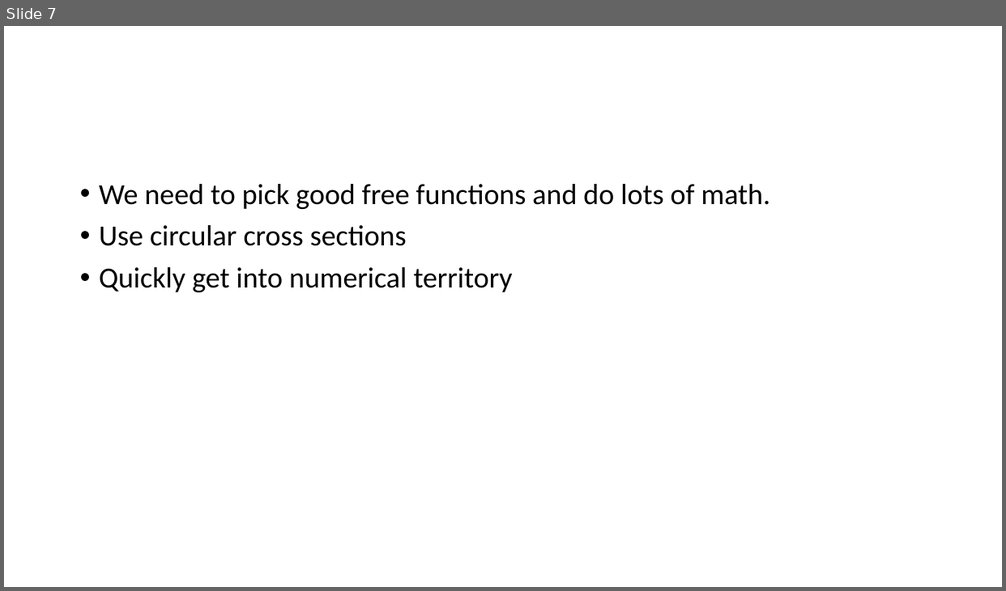
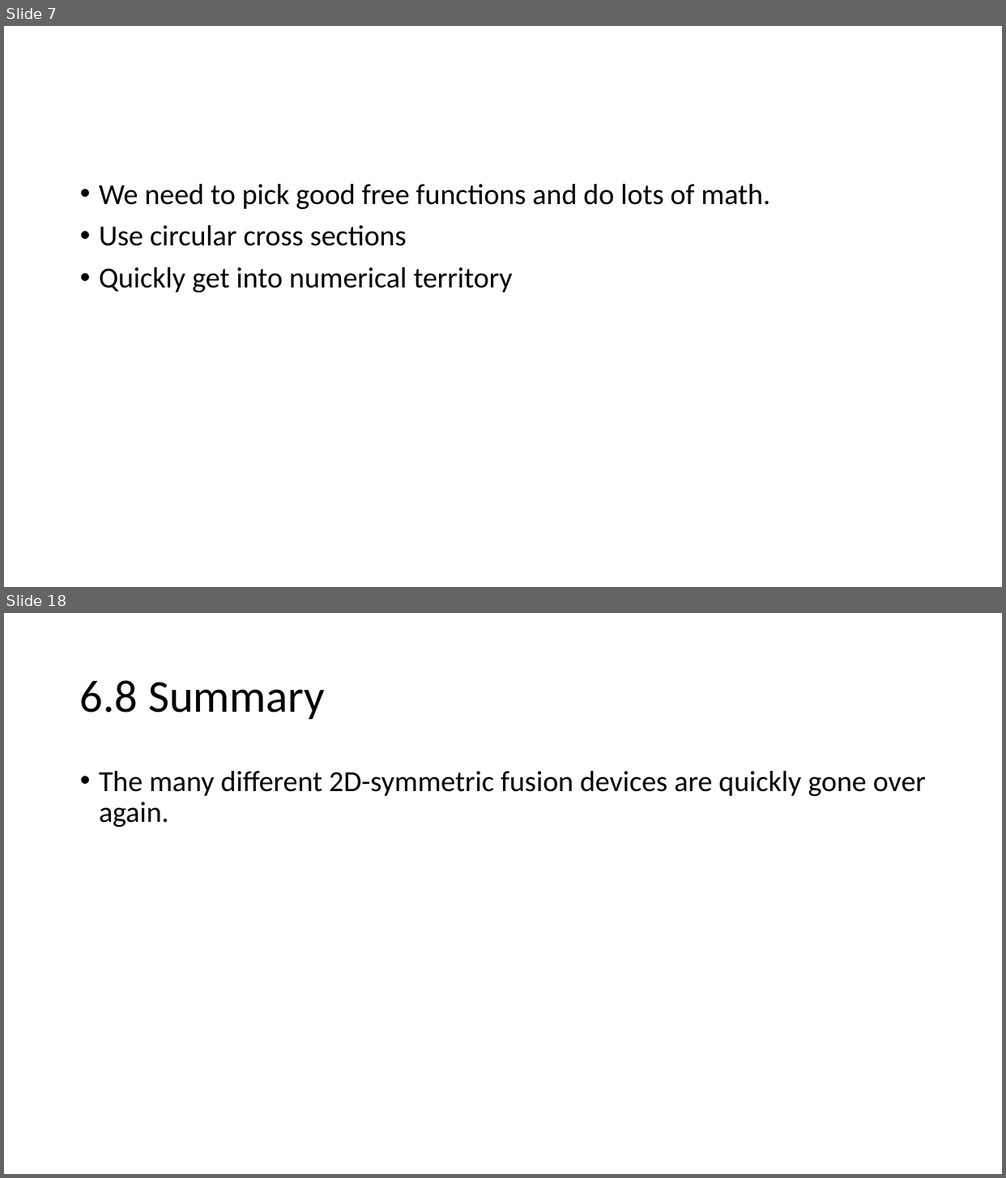
Before and after one commit to bartlettnbb2/academia, a slide deck: Presentations/IdealMHD_ch6.pptx. Shown one above the other, each under a label of ours: slide 7 before the commit, slides 7 and 18 after it; the slides between them are not shown. The pictures are 1006x591 and 1006x1178 pixels, drawn with LibreOffice and Linux fonts; fonts in the diff are those of the drawing; grey boxes stand for pictures. Boxes give left, top, right and bottom in pixels: in the first picture for what was removed or moved away, otherwise in the second. Text is boxed around its words. In the diff, an @@ line names an element or a change of style, - is before the commit and + after.

```diff
--- a/Presentations/IdealMHD_ch6.pptx
+++ b/Presentations/IdealMHD_ch6.pptx
@@ slide 18 added at box(4, 613, 1002, 1174), background #FFFFFF @@
@@ title added at box(80, 680, 325, 719), 44 pt, text #000000 @@
+6.8 Summary
@@ text added at box(99, 771, 926, 827), 28 pt, text #000000 @@
+• The many different 2D-symmetric fusion devices are quickly gone over again.
```
Also in this commit, not shown: 1 slide changed, 10 other slides added, 1 other file.
